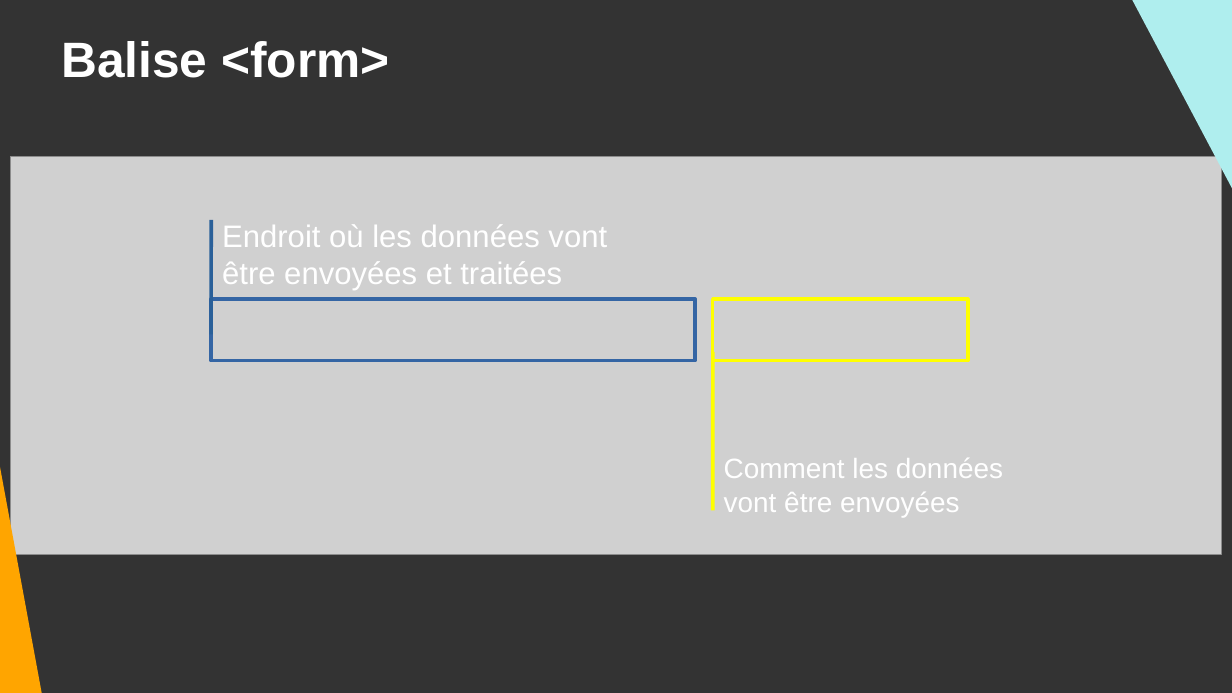
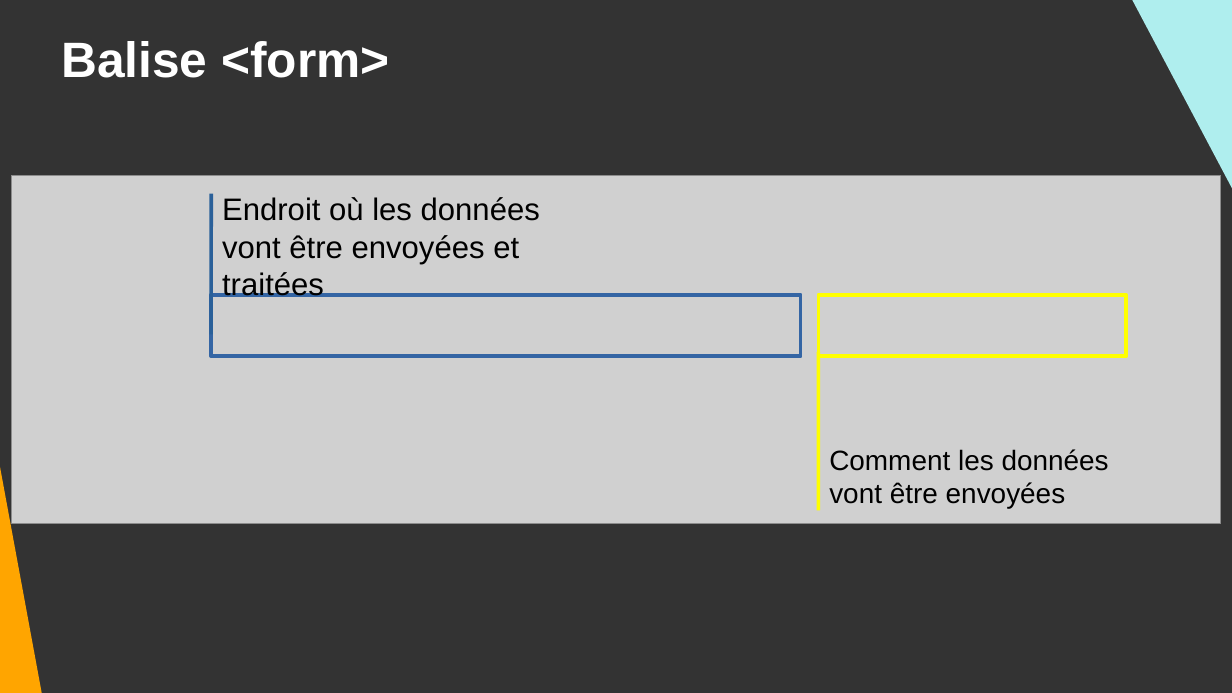
Before and after one commit to DanYellow/cours, a slide deck: slide 25 of integration-web-s1/travaux-pratiques/numero-2/presentation.odp. Drawn at 1232x693 pixels with LibreOffice and Linux fonts; fonts in the diff are those of the drawing; grey boxes stand for pictures. Boxes give left, top, right and bottom in pixels: in the first picture for what was removed or moved away, otherwise in the second. Text is boxed around its words. In the diff, an @@ line names an element or a change of style, - is before the commit and + after.

```diff
--- a/integration-web-s1/travaux-pratiques/numero-2/presentation.odp
+++ b/integration-web-s1/travaux-pratiques/numero-2/presentation.odp
@@ picture: place and size @@
-picture at box(11, 157, 1222, 555)
+picture at box(11, 176, 1221, 524)
@@ text "Endroit où les données vont ...": place and size @@
-text "Endroit où les données vont ..." at box(222, 224, 607, 290)
+text "Endroit où les données vont ..." at box(222, 197, 540, 297)
@@ text "Endroit où les données vont ..." at box(222, 197, 540, 297): text colour #FFFFFF to #000000 @@
@@ line moved from (211, 334) - (211, 220) to (211, 334) - (211, 193) @@
@@ rectangle: place and size @@
-rectangle at box(211, 300, 695, 361)
+rectangle at box(211, 295, 802, 357)
@@ rectangle: place and size @@
-rectangle at box(713, 300, 968, 361)
+rectangle at box(818, 295, 1127, 357)
@@ line moved from (713, 511) - (713, 352) to (818, 511) - (818, 352) @@
@@ text "Comment les données vont être ..." at box(829, 449, 1109, 508): text colour #FFFFFF to #000000 @@
@@ text "Comment les données vont être ...": place and size @@
-text "Comment les données vont être ..." at box(724, 458, 1003, 517)
+text "Comment les données vont être ..." at box(829, 449, 1109, 508)
```
Also in this commit, not shown: 25 other slides changed, 1 other file.
